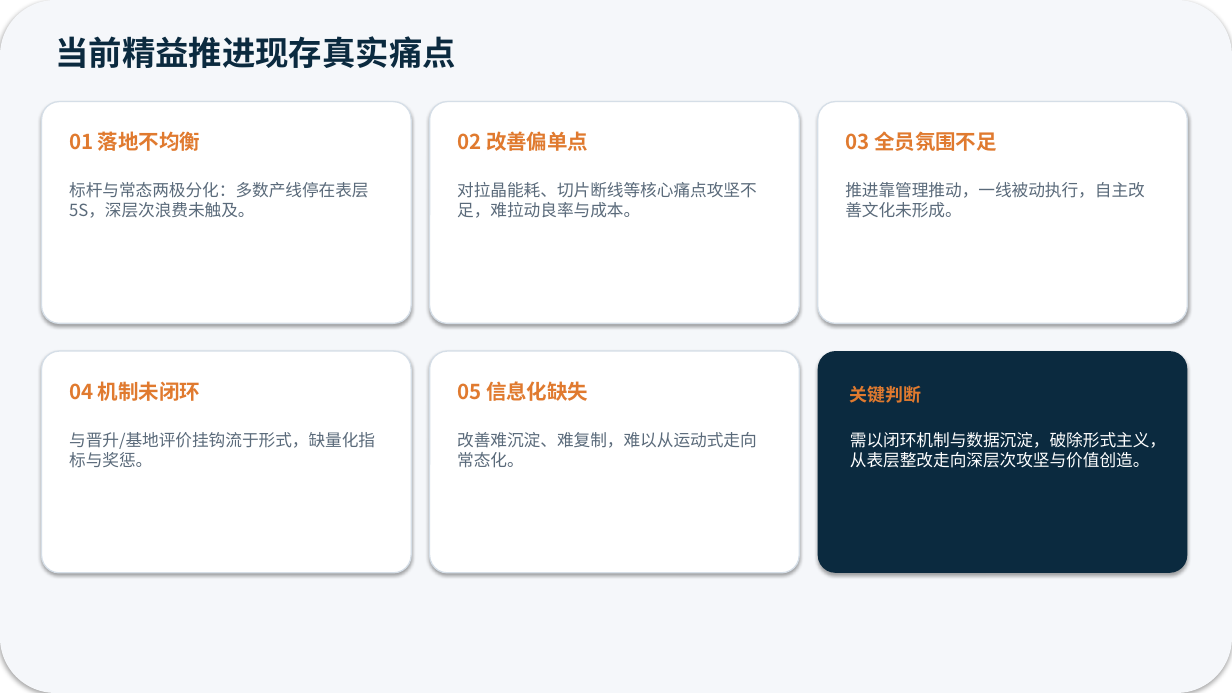
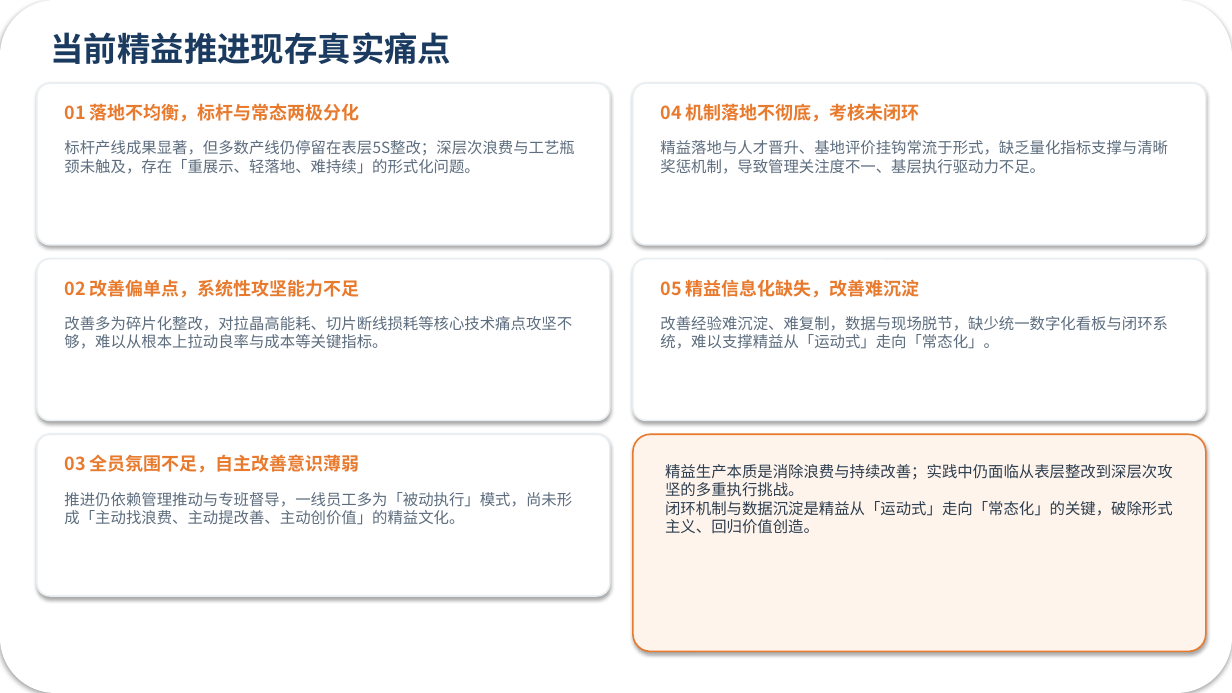
Before and after one commit to hifimanmini/ppt-agent, a slide deck: slide 1 of examples/gps-lean-xiangzong/output/GPS精益_筑基势起_向总汇报.pptx (slide 2 before the commit). Drawn at 1232x693 pixels with LibreOffice and Linux fonts; fonts in the diff are those of the drawing. Boxes give left, top, right and bottom in pixels: in the first picture for what was removed or moved away, otherwise in the second. Text is boxed around its words. In the diff, an @@ line names an element or a change of style, - is before the commit and + after.

```diff
--- a/examples/gps-lean-xiangzong/output/GPS精益_筑基势起_向总汇报.pptx
+++ b/examples/gps-lean-xiangzong/output/GPS精益_筑基势起_向总汇报.pptx
@@ rounded rectangle at bbox=[0, 0, 1232, 693]: fill #F5F7FA to #FFFFFF @@
@@ text "当前精益推进现存真实痛点" at bbox=[51, 32, 452, 64]: text colour #0B2A3F to #1B3A5F @@
@@ rounded rectangle added at bbox=[37, 83, 610, 245], fill #FFFFFF, outline #E8EEF2 1.25 pt @@
@@ rounded rectangle added at bbox=[633, 83, 1206, 245], fill #FFFFFF, outline #E8EEF2 1.25 pt @@
@@ rounded rectangle removed at bbox=[42, 102, 411, 323] @@
@@ text at bbox=[64, 103, 360, 122]: text changed; size 16 to 14 pt; text colour #E07A2F to #E87A2E @@
-01 落地不均衡
+01 落地不均衡，标杆与常态两极分化
@@ rounded rectangle removed at bbox=[430, 102, 799, 323] @@
@@ text at bbox=[660, 103, 920, 122]: text changed; size 16 to 14 pt; text colour #E07A2F to #E87A2E @@
-04 机制未闭环
+04 机制落地不彻底，考核未闭环
@@ rounded rectangle removed at bbox=[818, 102, 1188, 323] @@
@@ text added at bbox=[64, 140, 574, 174], 12 pt, text #5D6D7E @@
+标杆产线成果显著，但多数产线仍停留在表层5S整改；深层次浪费与工艺瓶颈未触及，存在「重展示、轻落地、难持续」的形式化问题。
@@ text removed at bbox=[457, 131, 588, 151] @@
-02 改善偏单点
@@ text added at bbox=[660, 140, 1168, 174], 12 pt, text #5D6D7E @@
+精益落地与人才晋升、基地评价挂钩常流于形式，缺乏量化指标支撑与清晰奖惩机制，导致管理关注度不一、基层执行驱动力不足。
@@ text removed at bbox=[69, 182, 369, 218] @@
-标杆与常态两极分化：多数产线停在表层 5S，深层次浪费未触及。
@@ text removed at bbox=[845, 182, 1145, 218] @@
-推进靠管理推动，一线被动执行，自主改善文化未形成。
@@ rounded rectangle added at bbox=[37, 259, 610, 421], fill #FFFFFF, outline #E8EEF2 1.25 pt @@
@@ rounded rectangle added at bbox=[633, 259, 1206, 421], fill #FFFFFF, outline #E8EEF2 1.25 pt @@
@@ text added at bbox=[64, 279, 360, 298], 14 pt, text #E87A2E, bold @@
+02 改善偏单点，系统性攻坚能力不足
@@ text at bbox=[660, 279, 920, 298]: text changed; size 16 to 14 pt; text colour #E07A2F to #E87A2E @@
-05 信息化缺失
+05 精益信息化缺失，改善难沉淀
@@ text at bbox=[64, 316, 572, 349]: text changed; size 13 to 12 pt; text colour #5A6A7A to #5D6D7E @@
-对拉晶能耗、切片断线等核心痛点攻坚不足，难拉动良率与成本。
+改善多为碎片化整改，对拉晶高能耗、切片断线损耗等核心技术痛点攻坚不够，难以从根本上拉动良率与成本等关键指标。
@@ text added at bbox=[660, 316, 1168, 349], 12 pt, text #5D6D7E @@
+改善经验难沉淀、难复制，数据与现场脱节，缺少统一数字化看板与闭环系统，难以支撑精益从「运动式」走向「常态化」。
@@ rounded rectangle removed at bbox=[42, 351, 411, 573] @@
@@ rounded rectangle removed at bbox=[430, 351, 799, 573] @@
@@ rounded rectangle removed at bbox=[818, 351, 1188, 573] @@
@@ text removed at bbox=[850, 385, 922, 403] @@
-关键判断
@@ rounded rectangle added at bbox=[37, 434, 610, 596], fill #FFFFFF, outline #E8EEF2 1.25 pt @@
@@ text removed at bbox=[69, 432, 375, 468] @@
-与晋升/基地评价挂钩流于形式，缺量化指标与奖惩。
@@ text removed at bbox=[457, 432, 757, 468] @@
-改善难沉淀、难复制，难以从运动式走向常态化。
@@ rounded rectangle added at bbox=[633, 434, 1206, 652], fill #FFF4EB, outline #E87A2E 1.25 pt @@
@@ text removed at bbox=[850, 432, 1166, 468] @@
-需以闭环机制与数据沉淀，破除形式主义，从表层整改走向深层次攻坚与价值创造。
@@ text at bbox=[64, 454, 360, 473]: text changed; size 16 to 14 pt; text colour #E07A2F to #E87A2E @@
-03 全员氛围不足
+03 全员氛围不足，自主改善意识薄弱
@@ text added at bbox=[665, 464, 1173, 533], 12 pt, text #2C3E50 @@
+精益生产本质是消除浪费与持续改善；实践中仍面临从表层整改到深层次攻坚的多重执行挑战。
+闭环机制与数据沉淀是精益从「运动式」走向「常态化」的关键，破除形式主义、回归价值创造。
@@ text added at bbox=[64, 492, 572, 525], 12 pt, text #5D6D7E @@
+推进仍依赖管理推动与专班督导，一线员工多为「被动执行」模式，尚未形成「主动找浪费、主动提改善、主动创价值」的精益文化。
```
Also in this commit, not shown: 5 other slides changed, 4 slides removed, 24 other files.
